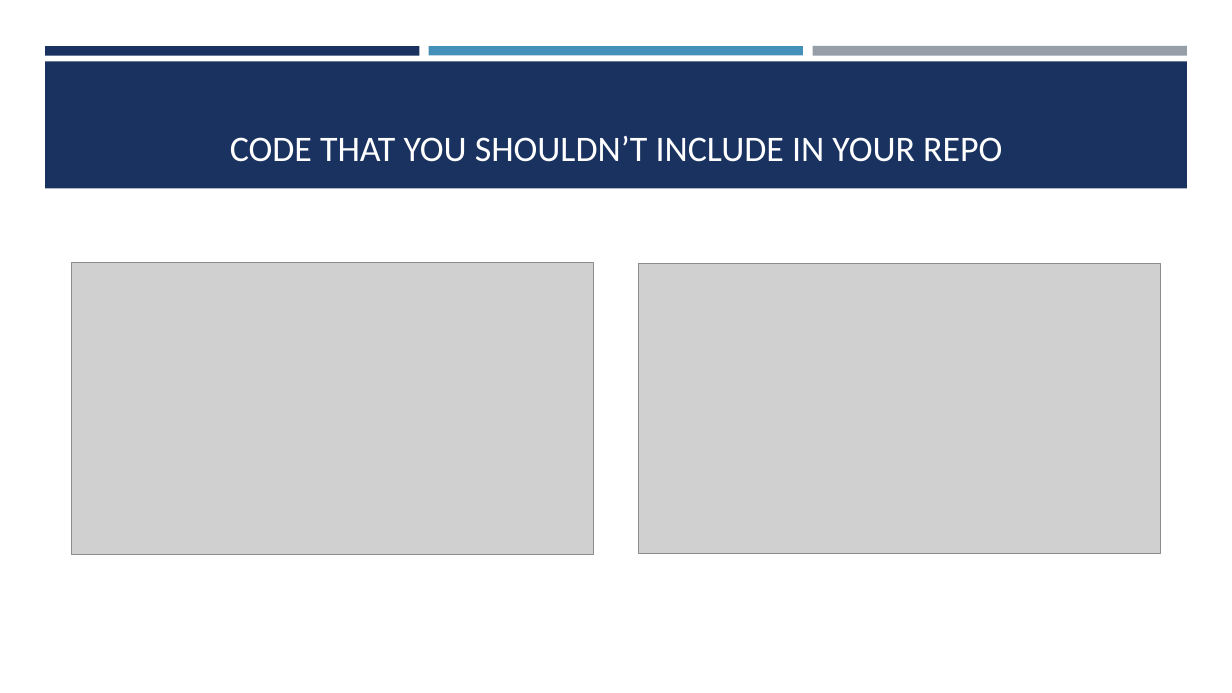
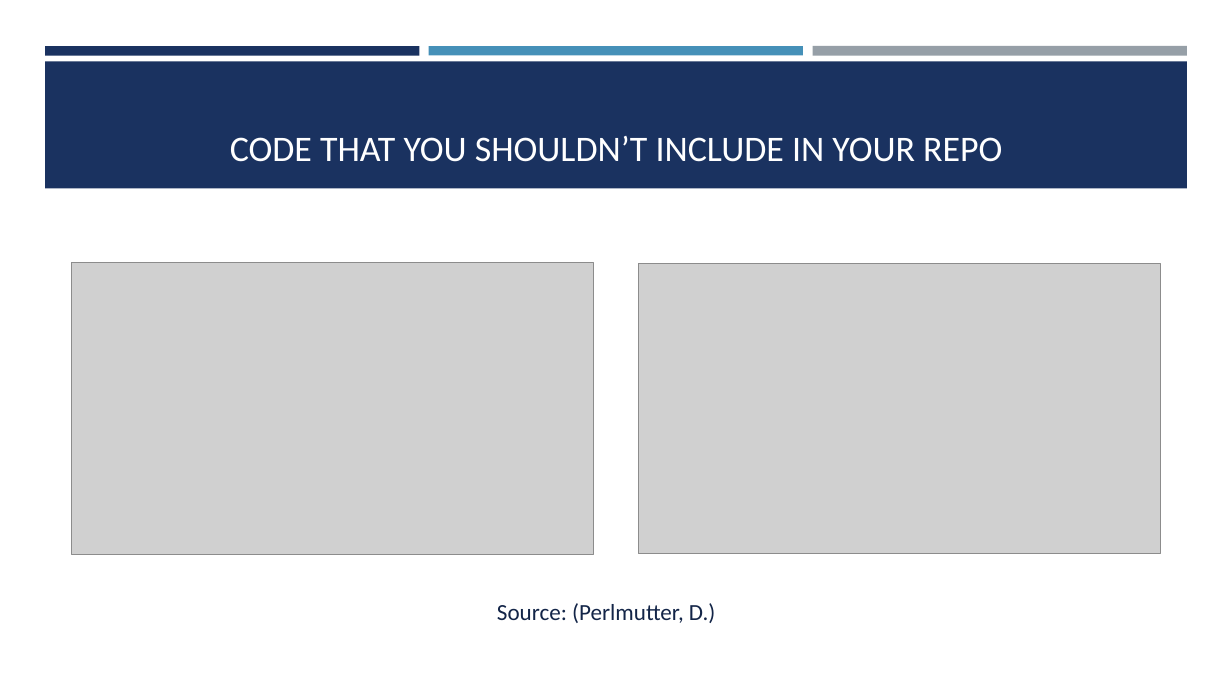
Before and after one commit to rbuechle/web-430, a slide deck: slide 3 of week-8/buechle_8.2.pptx. Drawn at 1232x693 pixels with LibreOffice and Linux fonts; fonts in the diff are those of the drawing; grey boxes stand for pictures. Boxes give left, top, right and bottom in pixels: in the first picture for what was removed or moved away, otherwise in the second. Text is boxed around its words. In the diff, an @@ line names an element or a change of style, - is before the commit and + after.

Commit message:
updated slide

```diff
--- a/week-8/buechle_8.2.pptx
+++ b/week-8/buechle_8.2.pptx
@@ text added at [497,603,715,623], 18 pt, text #142648 @@
+Source: (Perlmutter, D.)
```
